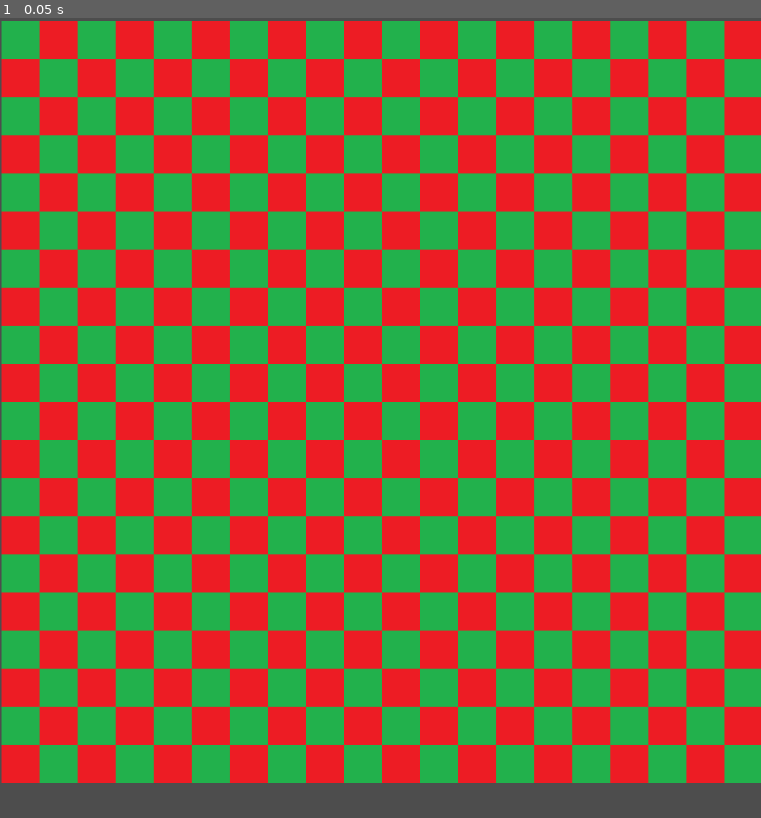
Above: before the commit, frame 1.
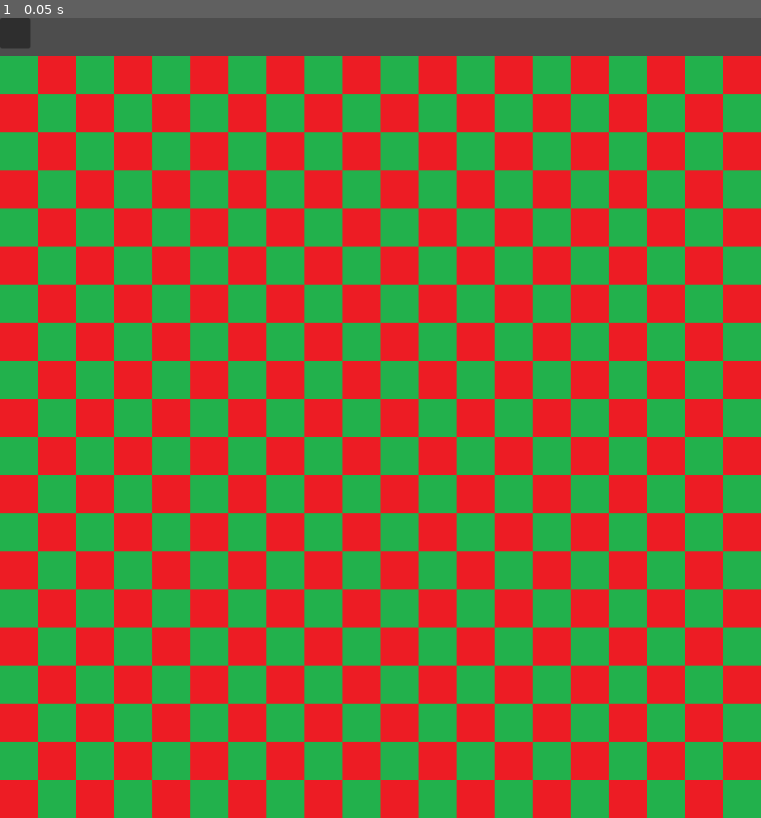
Above: after the commit, the same moment.

Repository: DJdaGOAT1/SnakeGame
Game: Godot game, scene res://scenes/game.tscn
The game is run twice, just before and just after one commit, with the same random seed, the same clock (stepped at 60 frames per second) and the same inputs. The project has no main scene, so this scene is started directly.
Inputs:
- Up to frame 1 (0.05 s): no input

The runs differ from the first frame. In frame 1, 92% of the frame differs, in the area x 0-100%, y 0-100%.
Error in both runs: Attempt to call function 'hide' in base 'null instance' on a null instance. (res://scripts/game.gd:38)

Commit message:
made score label

Diff:
--- a/scenes/game.tscn
+++ b/scenes/game.tscn
@@ -7,5 +7,15 @@
 script = ExtResource("1_f8iw1")
 
 [node name="Background" type="Sprite2D" parent="."]
-position = Vector2(502, 504)
+position = Vector2(500, 550)
 texture = ExtResource("2_eucd2")
+
+[node name="CanvasLayer" type="CanvasLayer" parent="."]
+
+[node name="ScorePanel" type="Panel" parent="CanvasLayer"]
+offset_right = 40.0
+offset_bottom = 40.0
+
+[node name="ScoreLabel" type="Label" parent="CanvasLayer"]
+offset_right = 40.0
+offset_bottom = 23.0
